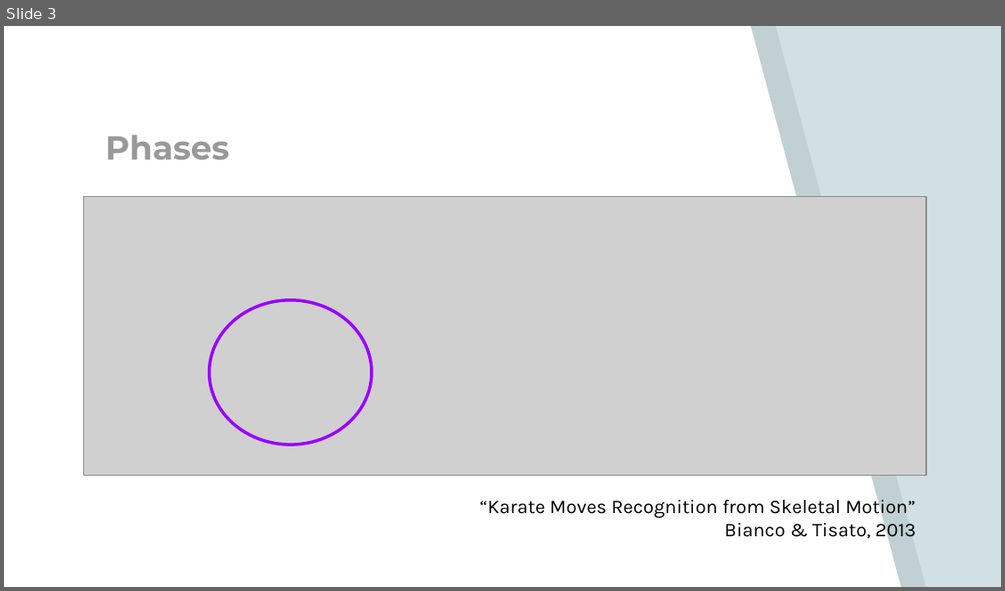
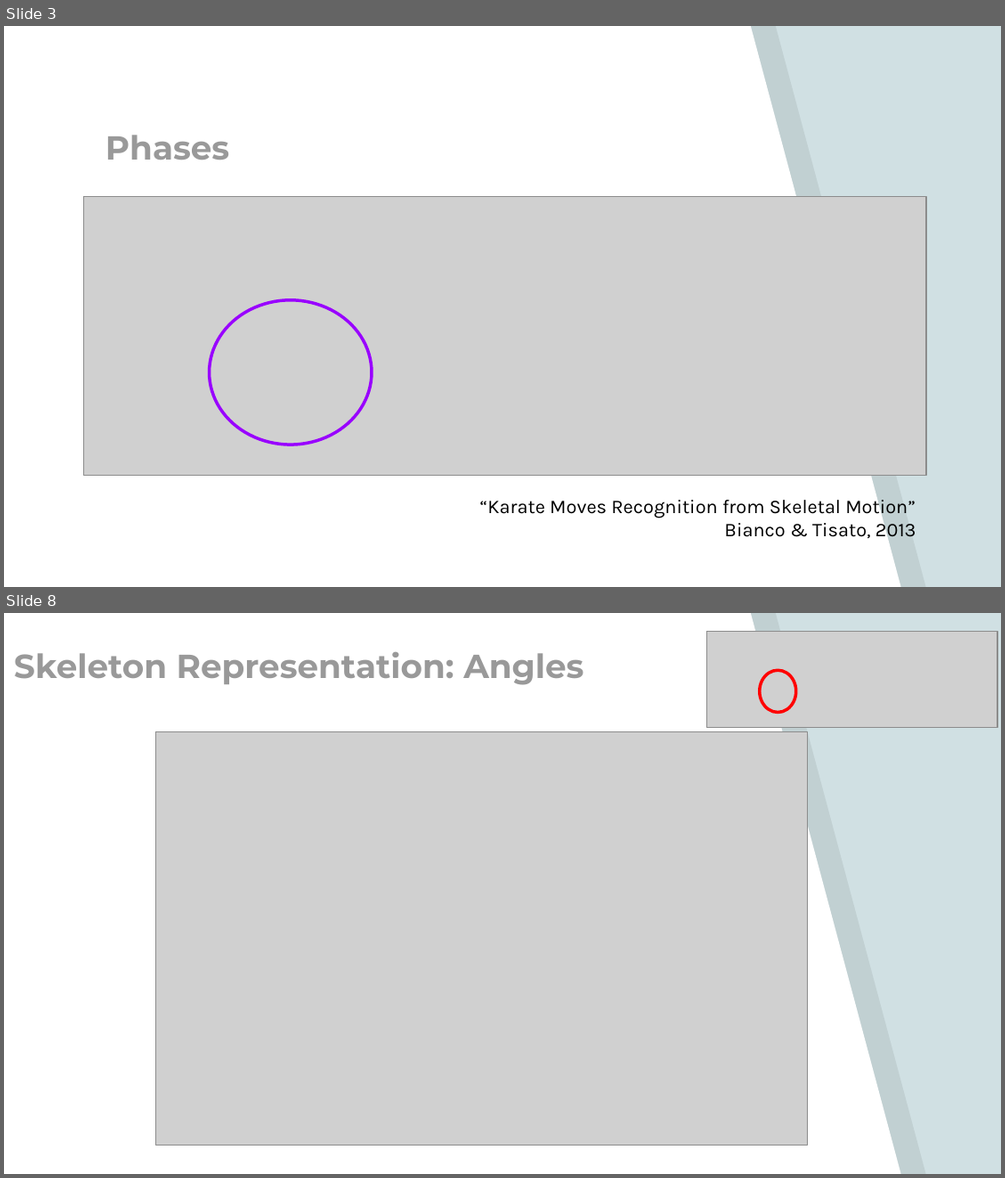
Before and after one commit to SriMed/sr_eval_tkd_v2, a slide deck: Final Presentation.pptx. Shown one above the other, each under a label of ours: slide 3 before the commit, slides 3 and 8 after it; the slides between them are not shown. The pictures are 1005x591 and 1005x1178 pixels, drawn with LibreOffice and Linux fonts; fonts in the diff are those of the drawing; grey boxes stand for pictures. Boxes give left, top, right and bottom in pixels: in the first picture for what was removed or moved away, otherwise in the second. Text is boxed around its words. In the diff, an @@ line names an element or a change of style, - is before the commit and + after.

```diff
--- a/Final Presentation.pptx
+++ b/Final Presentation.pptx
@@ slide 8 added at <box>4,613,1001,1174</box>, background #D0E0E3; not listed: 2 template elements that a slide beside it also shows @@
@@ picture added at <box>707,631,998,728</box> @@
@@ title added at <box>14,652,583,685</box>, 24 pt, text #999999, bold @@
+Skeleton Representation: Angles
@@ ellipse added at <box>760,670,796,712</box>, outline #FF0000 2.25 pt @@
@@ picture added at <box>155,731,808,1144</box> @@
```
Also in this commit, not shown: 3 slides changed, 6 other slides added, 5 slides removed, 5 other files.
